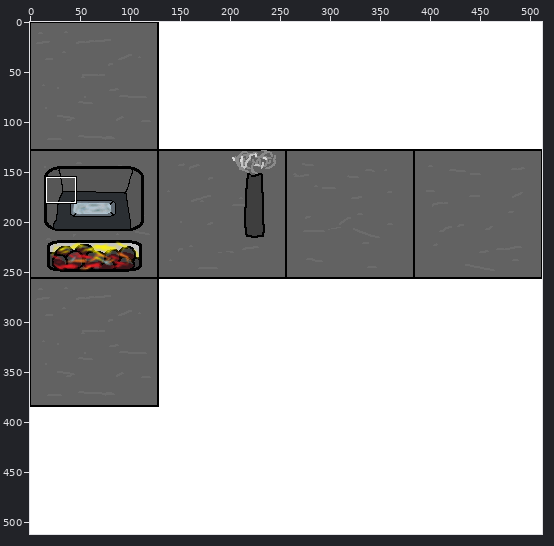
Sprite sheet, stored at Learning/LearningContent/Textures/Furnace.png. The picture above shows the old version from afar; the outline marks the close-up.
Close-up. Earlier state:
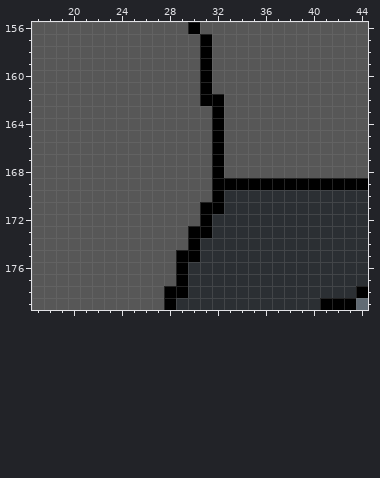
The file is 512x512 pixels. Colours within 5 levels of each other are drawn and written as one. Shown: x 17..44, y 156..179.
Once edited:
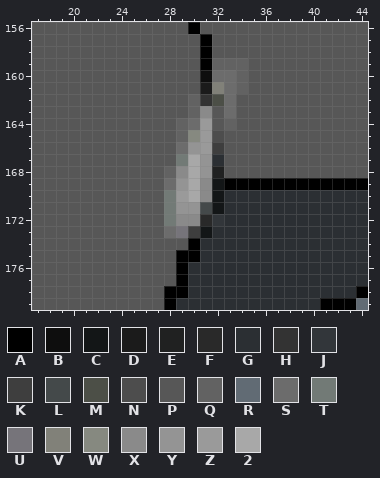
Palette (. is transparent): A #000000  B #0e0e0e  C #131617  D #1b1b1b  E #202121  F #292929  G #2b2f33  H #333333  J #32363a  K #3e3e3e  L #44494a  M #4c4f47  N #4d4d4d  P #575757  Q #626262  R #616b74  S #6c6c6c  T #727a76  U #76747a  V #818179  W #868980  X #8a8a8a  Y #949494  Z #9a9a9a  2 #a8a8a8
What changed:
y 159: x 32..34 PPP -> QQQ
y 160: x 31..34 APPP -> BSSQ
y 161: x 31..34 APPP -> DVSQ
y 162: x 30..33 PAAP -> QHMS
y 163: x 30..33 PPAP -> QXPS
y 164: x 29..33 PPPAP -> QSZPQ
y 165: x 29..32 PPPA -> QWZN
y 166: x 29..32 PPPA -> SYZK
y 167: x 29..32 PPPA -> T2YG
y 168: x 28..32 PPPPA -> QX2YE
y 169: x 28..32 PPPPA -> SY2XC
y 170: x 28..32 PPPPA -> TZ2XC
y 171: x 28..32 PPPAA -> TYYLC
y 172: x 28..32 PPPAG -> TXXFJ
y 173: x 28..31 PPAA -> SUKC
Pixel boxes of the changes (left, top, right, bottom) in both close-ups:
changed: (164, 58, 248, 238)
